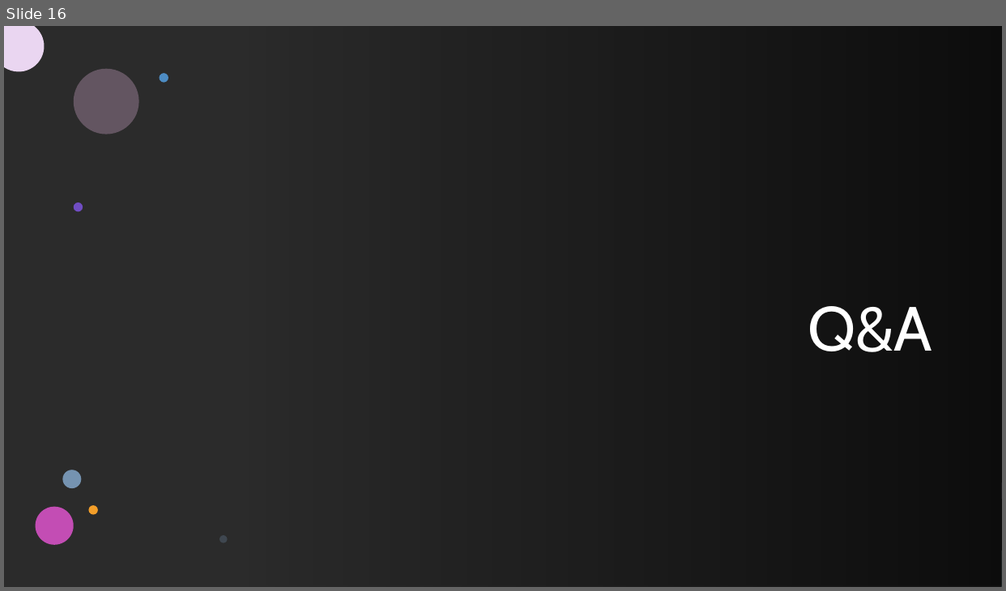
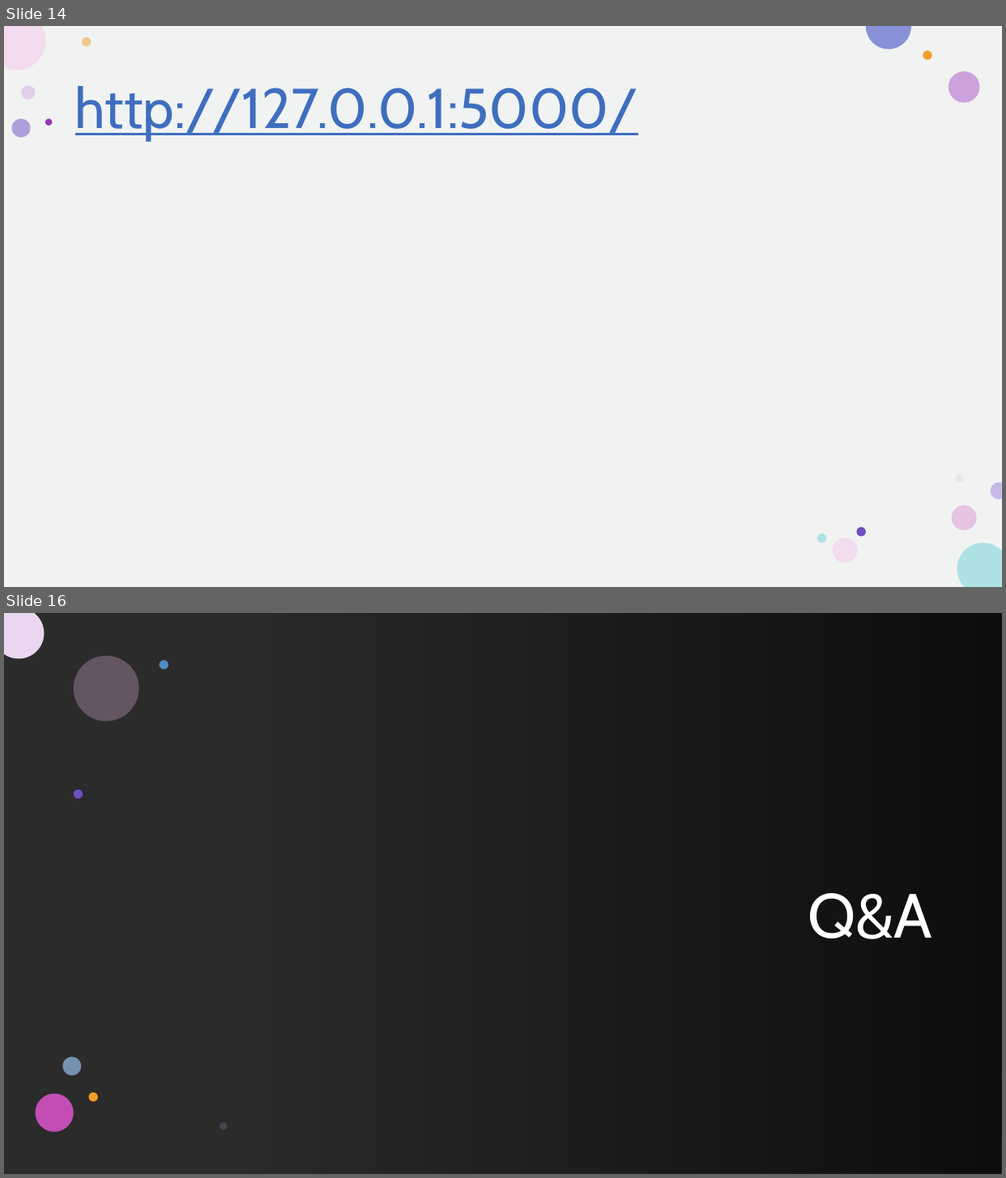
Before and after one commit to howie-zeng/Analyzing-Retail-Sentiment-and-Detecting-Trading-Signals, a slide deck: Presentation.pptx. Shown one above the other, each under a label of ours: slide 16 before the commit, slides 14 and 16 after it; the slides between them are not shown. The pictures are 1006x591 and 1006x1178 pixels, drawn with LibreOffice and Linux fonts; fonts in the diff are those of the drawing; background and template pictures are left out; a plain dark background stands for a picture behind light text. Boxes give left, top, right and bottom in pixels: in the first picture for what was removed or moved away, otherwise in the second. Text is boxed around its words. In the diff, an @@ line names an element or a change of style, - is before the commit and + after.

```diff
--- a/Presentation.pptx
+++ b/Presentation.pptx
@@ slide 14 added at (4,26,1002,587), background #FFFFFF @@
@@ rectangle added at (4,26,1002,587), fill #F0F3F1 @@
@@ title added at (75,86,638,140), 54 pt, text #3F6EBF, underline @@
+http://127.0.0.1:5000/
@@ group added at (4,26,1002,587): 11 ellipses, 4 freeform shapes @@
```
Also in this commit, not shown: 1 slide changed, 1 slide removed, 1 other file.
